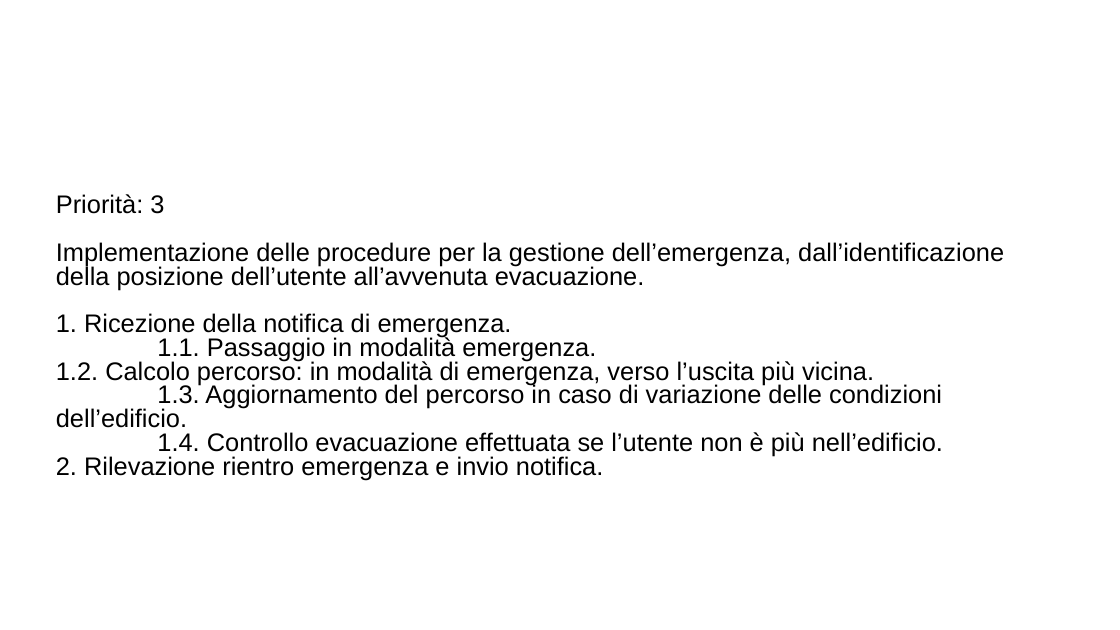
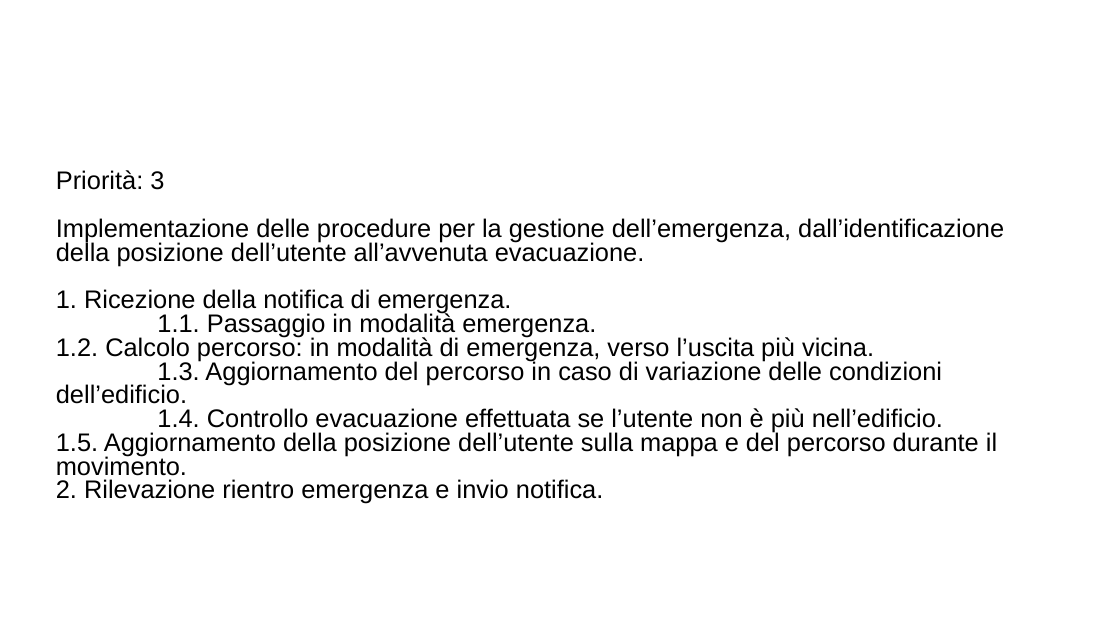
Before and after one commit to ecorradini/ProgettoIDS, a slide deck: slide 4 of AnalisiRequisiti/User Stories/UserStories.ppt. Drawn at 1120x630 pixels with LibreOffice and Linux fonts; fonts in the diff are those of the drawing; background and template pictures are left out. Boxes give left, top, right and bottom in pixels: in the first picture for what was removed or moved away, otherwise in the second. Text is boxed around its words. In the diff, an @@ line names an element or a change of style, - is before the commit and + after.

```diff
--- a/AnalisiRequisiti/User Stories/UserStories.ppt
+++ b/AnalisiRequisiti/User Stories/UserStories.ppt
@@ subtitle at [56,430,997,480]: paragraph added @@
+1.5. Aggiornamento della posizione dell’utente sulla mappa e del percorso durante il movimento.
```
Also in this commit, not shown: 1 other slide changed, 2 other files.
